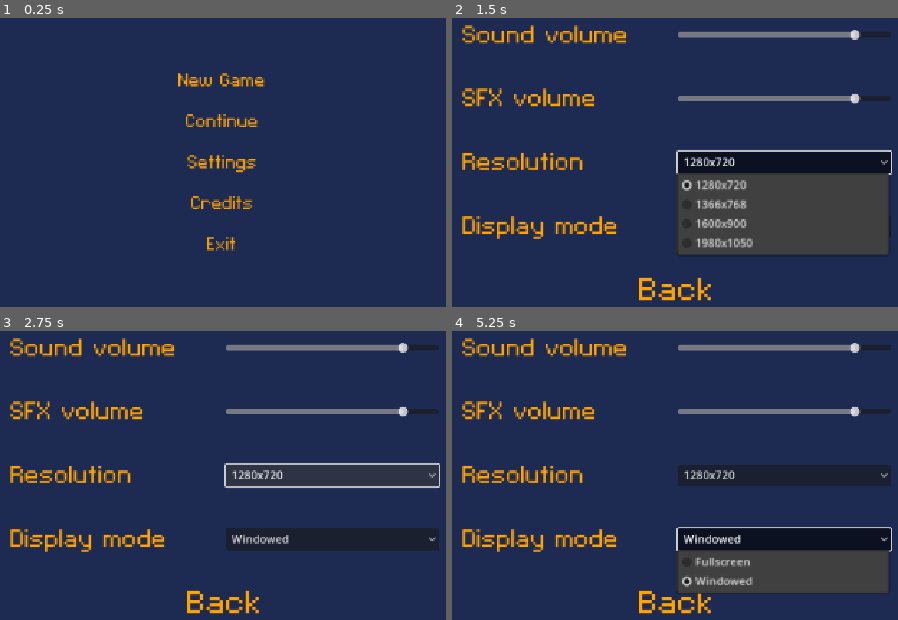
Above: before the commit, frames 1-4 (two rows, left to right).
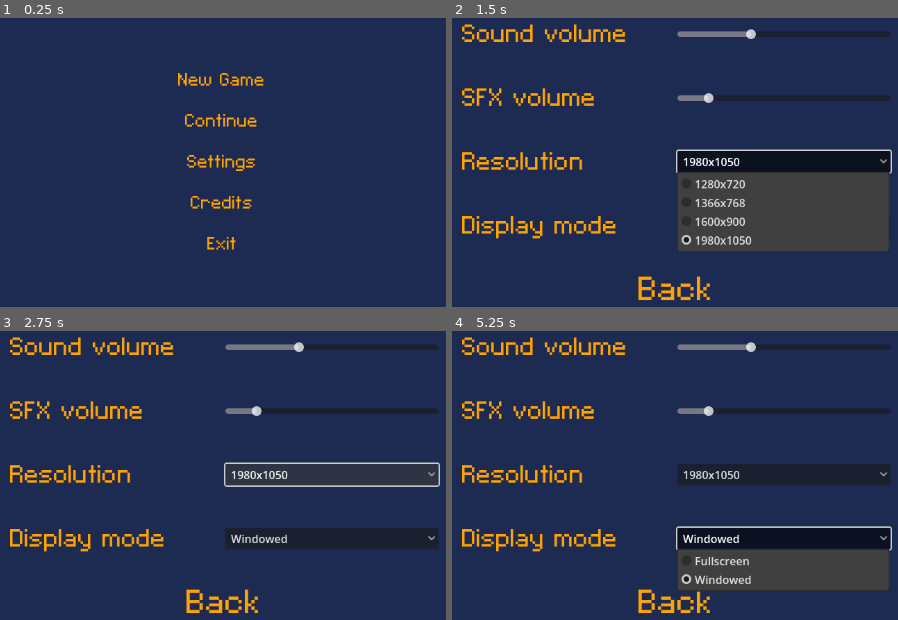
Above: after the commit, the same moments.

Repository: phoenixstears/gamejam-platformer-prep
Game: Godot game, scene res://scenes/main_menu.tscn
Two runs of this game, one before a commit and one after it. Both use one fixed random seed, a clock stepped at 60 frames per second and the inputs below.
Inputs (mouse positions are in pixels of both pictures, inside the frame that each line leads up to):
- Up to frame 1 (0.25 s): no input
- Up to frame 2 (1.5 s): click "Settings" at 0.5 s; click (782, 162) at 1.25 s, where only the run before the commit has a clickable "1280x720"
- Up to frame 3 (2.75 s): click (330, 475) at 2 s, where only the run after the commit has a clickable "1980x1050"
- Up to frame 4 (5.25 s): click "Windowed" at 2.75 s; click (782, 475) at 3.5 s, where only the run before the commit has a clickable "1280x720"; click (782, 475) at 4.25 s, where only the run after the commit has a clickable "1980x1050"; click "Windowed" at 5 s

The runs differ from the first frame. In frame 1, 1.6% of the frame differs, in the area x 39-60%, y 19-81%; in frame 2, 8.3%, in the area x 2-99%, y 2-98%; in frame 3, 7.2%; in frame 4, 7.7%.

Commit message:
implement main menu

Diff:
--- a/global.gd
+++ b/global.gd
@@ -1,4 +1,50 @@
-#extends Node
+extends Node
 
-#func _ready():
-#	AudioManager.play_music()
+var sound_volume = 85
+var sfx_volume = 85
+var fullscreen = false
+var resolution = 0
+
+func _ready():
+	load_settings()
+
+func load_settings():
+	var config = ConfigFile.new()
+	var err = config.load("res://settings.cfg")
+	if err != OK:
+		return
+	sound_volume = config.get_value("sound volume","sound volume")
+	var db = linear_to_db(sound_volume / 100.0)  # Convert 0–100 to decibels
+	AudioServer.set_bus_volume_db(0, db)
+	sfx_volume = config.get_value("sfx volume","sfx volume")
+	fullscreen = config.get_value("fullscreen","fullscreen")
+	match fullscreen:
+		true:
+			print("ligma")
+			DisplayServer.window_set_mode(DisplayServer.WINDOW_MODE_FULLSCREEN)
+			Global.fullscreen = true
+		false:
+			DisplayServer.window_set_mode(DisplayServer.WINDOW_MODE_WINDOWED)
+			Global.fullscreen = false
+	resolution = config.get_value("resolution","resolution")
+	match resolution:
+		0:
+			get_window().size = Vector2i(1280,720)
+		1:
+			get_window().size = Vector2i(1366,768)
+		2:
+			get_window().size = Vector2i(1600,900)
+		3:
+			get_window().size = Vector2i(1980,1050)
+
+func save_settings():
+	var config = ConfigFile.new()
+	config.set_value("sound volume","sound volume",sound_volume)
+	config.set_value("sfx volume","sfx volume",sfx_volume)
+	config.set_value("fullscreen","fullscreen",fullscreen)
+	config.set_value("resolution","resolution",resolution)
+	config.save("res://settings.cfg")
+
+
+func _exit_tree():
+	save_settings()
--- a/project.godot
+++ b/project.godot
@@ -22,4 +22,4 @@
 
 [display]
 
-window/stretch/mode="canvas_items"
+window/stretch/mode="viewport"
--- a/scenes/h_slider.gd
+++ b/scenes/h_slider.gd
@@ -3,5 +3,6 @@
 
 func _on_value_changed(value: float) -> void:
 	print("volume changed!")
+	Global.sound_volume = value
 	var db = linear_to_db(value / 100.0)  # Convert 0–100 to decibels
 	AudioServer.set_bus_volume_db(0, db)
--- /dev/null
+++ b/scenes/h_slider_2.gd
@@ -0,0 +1,6 @@
+extends HSlider
+
+
+func _on_value_changed(value: float) -> void:
+	print("volume changed!")
+	Global.sfx_volume = value
--- /dev/null
+++ b/scenes/option_button.gd
@@ -0,0 +1,14 @@
+extends OptionButton
+
+
+func _on_item_selected(index: int) -> void:
+	Global.resolution = index
+	match index:
+		0:
+			get_window().size = Vector2i(1280,720)
+		1:
+			get_window().size = Vector2i(1366,768)
+		2:
+			get_window().size = Vector2i(1600,900)
+		3:
+			get_window().size = Vector2i(1980,1050)
--- /dev/null
+++ b/scenes/option_button_2.gd
@@ -0,0 +1,11 @@
+extends OptionButton
+
+
+func _on_item_selected(index: int) -> void:
+	match index:
+		0:
+			DisplayServer.window_set_mode(DisplayServer.WINDOW_MODE_FULLSCREEN)
+			Global.fullscreen = true
+		1:
+			DisplayServer.window_set_mode(DisplayServer.WINDOW_MODE_WINDOWED)
+			Global.fullscreen = false
--- /dev/null
+++ b/scenes/settings.gd
@@ -0,0 +1,12 @@
+extends Control
+
+
+func _ready():
+	$VBoxContainer/HBoxContainer3/OptionButton22.select(Global.resolution)
+	match Global.fullscreen:
+		false:
+			$VBoxContainer/HBoxContainer4/OptionButton2.select(1)
+		true:
+			$VBoxContainer/HBoxContainer4/OptionButton2.select(0)
+	$VBoxContainer/HBoxContainer/HSlider.value = Global.sound_volume
+	$VBoxContainer/HBoxContainer2/HSlider2.value = Global.sfx_volume
--- a/scenes/settings.tscn
+++ b/scenes/settings.tscn
@@ -1,8 +1,12 @@
-[gd_scene load_steps=5 format=3 uid="uid://bxbexhxl6dvjn"]
+[gd_scene load_steps=9 format=3 uid="uid://bxbexhxl6dvjn"]
 
 [ext_resource type="FontFile" uid="uid://b47h0t5h0ow80" path="res://fonts/C&C Red Alert [INET].ttf" id="1_5p8wc"]
+[ext_resource type="Script" uid="uid://bewq4qbwhlch" path="res://scenes/settings.gd" id="1_gis3k"]
 [ext_resource type="Script" uid="uid://ku0gbefdaoat" path="res://scenes/h_slider.gd" id="2_r6d6q"]
 [ext_resource type="Script" uid="uid://b6bwmnjqyj3rc" path="res://scenes/button.gd" id="3_6wm04"]
+[ext_resource type="Script" uid="uid://cswo6h2h1lav" path="res://scenes/option_button.gd" id="3_f4mfi"]
+[ext_resource type="Script" uid="uid://dn5o6v2sc8ti1" path="res://scenes/h_slider_2.gd" id="4_83j8s"]
+[ext_resource type="Script" uid="uid://dgsq54bytpb2f" path="res://scenes/option_button_2.gd" id="4_es4n0"]
 
 [sub_resource type="StyleBoxFlat" id="StyleBoxFlat_r6d6q"]
 bg_color = Color(0.113725, 0.168627, 0.32549, 1)
@@ -14,9 +18,11 @@
 anchor_bottom = 1.0
 grow_horizontal = 2
 grow_vertical = 2
+script = ExtResource("1_gis3k")
 
 [node name="ColorRect" type="ColorRect" parent="."]
 z_index = -1
+layout_mode = 0
 offset_right = 1156.0
 offset_bottom = 651.0
 mouse_filter = 2
@@ -67,11 +73,12 @@
 theme_override_font_sizes/font_size = 45
 text = "SFX volume"
 
-[node name="HSlider" type="HSlider" parent="VBoxContainer/HBoxContainer2"]
+[node name="HSlider2" type="HSlider" parent="VBoxContainer/HBoxContainer2"]
 layout_mode = 2
 size_flags_horizontal = 3
 size_flags_vertical = 4
 value = 85.0
+script = ExtResource("4_83j8s")
 
 [node name="HBoxContainer3" type="HBoxContainer" parent="VBoxContainer"]
 layout_mode = 2
@@ -85,7 +92,7 @@
 theme_override_font_sizes/font_size = 45
 text = "Resolution"
 
-[node name="OptionButton" type="OptionButton" parent="VBoxContainer/HBoxContainer3"]
+[node name="OptionButton22" type="OptionButton" parent="VBoxContainer/HBoxContainer3"]
 layout_mode = 2
 size_flags_horizontal = 3
 size_flags_vertical = 4
@@ -99,6 +106,7 @@
 popup/item_2/id = 2
 popup/item_3/text = "1980x1050"
 popup/item_3/id = 3
+script = ExtResource("3_f4mfi")
 
 [node name="HBoxContainer4" type="HBoxContainer" parent="VBoxContainer"]
 layout_mode = 2
@@ -112,7 +120,7 @@
 theme_override_font_sizes/font_size = 45
 text = "Display mode"
 
-[node name="OptionButton" type="OptionButton" parent="VBoxContainer/HBoxContainer4"]
+[node name="OptionButton2" type="OptionButton" parent="VBoxContainer/HBoxContainer4"]
 layout_mode = 2
 size_flags_horizontal = 3
 size_flags_vertical = 4
@@ -122,6 +130,7 @@
 popup/item_0/id = 0
 popup/item_1/text = "Windowed"
 popup/item_1/id = 1
+script = ExtResource("4_es4n0")
 
 [node name="Button" type="Button" parent="VBoxContainer"]
 layout_mode = 2
@@ -134,4 +143,7 @@
 script = ExtResource("3_6wm04")
 
 [connection signal="value_changed" from="VBoxContainer/HBoxContainer/HSlider" to="VBoxContainer/HBoxContainer/HSlider" method="_on_value_changed"]
+[connection signal="value_changed" from="VBoxContainer/HBoxContainer2/HSlider2" to="VBoxContainer/HBoxContainer2/HSlider2" method="_on_value_changed"]
+[connection signal="item_selected" from="VBoxContainer/HBoxContainer3/OptionButton22" to="VBoxContainer/HBoxContainer3/OptionButton22" method="_on_item_selected"]
+[connection signal="item_selected" from="VBoxContainer/HBoxContainer4/OptionButton2" to="VBoxContainer/HBoxContainer4/OptionButton2" method="_on_item_selected"]
 [connection signal="pressed" from="VBoxContainer/Button" to="VBoxContainer/Button" method="_on_pressed"]
--- /dev/null
+++ b/settings.cfg
@@ -0,0 +1,15 @@
+[sound volume]
+
+"sound volume"=34.0
+
+[sfx volume]
+
+"sfx volume"=13.0
+
+[fullscreen]
+
+fullscreen=false
+
+[resolution]
+
+resolution=3
Not shown, added: scenes/h_slider_2.gd.uid
Not shown: 1 places in scenes/main_menu.tscn that only renumber resources
Not shown, added: scenes/option_button.gd.uid
Not shown, added: scenes/option_button_2.gd.uid
Not shown, added: scenes/settings.gd.uid
